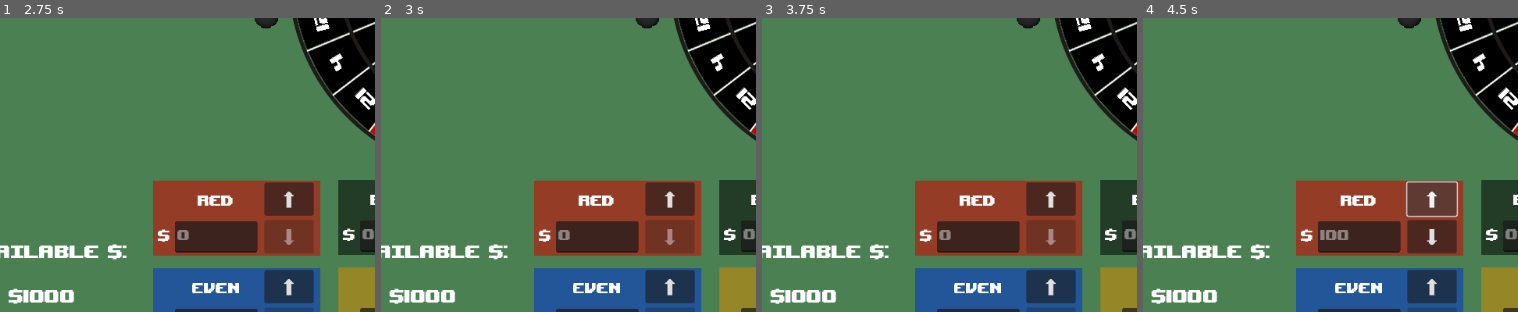
Above: before the commit, frames 1-4 (left to right).
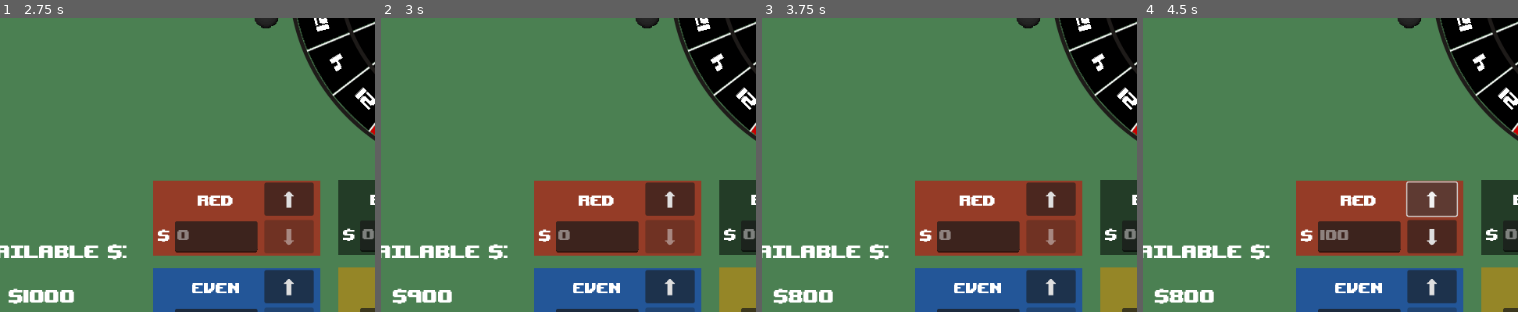
Above: after the commit, the same moments.

Repository: RossRKK/gmtk-game-jam-2025
Game: Godot game, scene res://scenes/roulette_scene.tscn
The game is run twice, just before and just after one commit, with the same random seed, the same clock (stepped at 60 frames per second) and the same inputs. Sound files missing from this copy of the repository are replaced by a short silence.
Inputs (mouse positions are % of the whole screen's width and height, from its top left):
- Up to frame 1 (2.75 s): click (7, 19) at 0.52 s; click (14, 19) at 1.27 s; click (22, 19) at 2.02 s
- Up to frame 2 (3 s): click (31, 20) at 2.75 s
- Up to frame 3 (3.75 s): click (31, 20) at 3.5 s
- Up to frame 4 (4.5 s): click "⬆" at 4.25 s
The pictures show only the part of the screen within x 7-57%, y 44-94%; the shares and areas given below are measured in that part.

Frame 1 is identical in both runs. In frame 2, 0.5% of the frame differs, in the area x 2-20%, y 91-98%; in frame 3, 0.5%; in frame 4, 0.5%.

Commit message:
Basic power ups working

Diff:
--- a/scripts/event_bus.gd
+++ b/scripts/event_bus.gd
@@ -5,4 +5,5 @@
 signal spin_start
 signal spin_complete
 signal game_over
-signal announce_result(segment: Segment, winnings: int)
+signal announce_result(segment: Segment, winnings: float)
+signal segment_clicked(segment: Segment)
--- a/scripts/power_up.gd
+++ b/scripts/power_up.gd
@@ -38,7 +38,11 @@
 	return base_price * (game.level() ** 2)
 
 func _on_pressed() -> void:
-	# TODO tell the slot machine to remove us
-	# TODO charge the player the price
-	disabled = true # disbale the button to prevent a double activate
+	# just cheat and remove our texture and disable
+	texture_normal = null
+	texture_hover = null
+	mouse_default_cursor_shape = Control.CURSOR_ARROW
+	disabled = true # disable the button to prevent a double activate
+
+	game.player_inventory.update_money(-price())
 	activate()
--- a/scripts/power_ups/power_up_make_colour.gd
+++ b/scripts/power_ups/power_up_make_colour.gd
@@ -16,3 +16,14 @@
 func _init(c: Segment.RouletteColour) -> void:
 	base_price = 100.
 	colour = c
+
+
+func segment_clicked(segment: Segment) -> void:
+	print("Hi")
+	segment.colour = colour
+	game.event_bus.segment_clicked.disconnect(segment_clicked)
+
+func activate() -> void:
+	print("Hello")
+	super.activate()
+	game.event_bus.segment_clicked.connect(segment_clicked)
--- a/scripts/roulette_wheel/segment.gd
+++ b/scripts/roulette_wheel/segment.gd
@@ -42,8 +42,9 @@
 @export var segment_effect: SegmentEffect
 
 var sprite: Sprite2D
-
 var number_text: RichTextLabel
+var scene: Area2D
+var collider: CollisionPolygon2D
 
 var index: int
 
@@ -67,15 +68,33 @@
 	is_highlighted = true
 
 
-
 func mouse_exited() -> void:
 	is_highlighted = false
 
+#func is_point_in_area(point: Vector2, area: Area2D) -> bool:
+	#var space_state = get_world_2d().direct_space_state
+	#var query = PhysicsPointQueryParameters2D.new()
+	#query.position = point
+	#query.collision_mask = area.collision_layer
+	#query.collide_with_areas = true
+	#query.collide_with_bodies = false
+	#
+	#var result = space_state.intersect_point(query)
+	#
+	## Check if any of the results match our area
+	#for collision in result:
+		#if collision.collider == area:
+			#return true
+	#return false
 
+func _input(event: InputEvent) -> void:
+	if event is InputEventMouseButton:
+		if ((not event.pressed) and is_highlighted):
+			game.event_bus.segment_clicked.emit(self)
 
 # Called when the node enters the scene tree for the first time.
 func _ready() -> void:
-	var scene = load("res://scenes/segment.tscn").instantiate()
+	scene = load("res://scenes/segment.tscn").instantiate()
 	add_child(scene)
 
 	scene.input_pickable = true
@@ -85,6 +104,7 @@
 
 	sprite = scene.get_node("SegmentSprite")
 	number_text = scene.get_node("SegmentLabel")
+	collider = scene.get_node("CollisionPolygon")
 
 	sprite.modulate = get_colour_for_roulette_colour(colour, is_highlighted)
 	number_text.text = get_label()
--- a/scripts/slot_machine.gd
+++ b/scripts/slot_machine.gd
@@ -1,11 +1,19 @@
 extends Control
 
+var game: Game = Game.get_instance()
+
+@export var spin_base_cost: float = 100.
+
 var spinning: bool = false
+
+func get_spin_cost() -> float:
+	return spin_base_cost * game.level() ** 2
 
 func _ready() -> void:
 	start_spin()
 
 func enter_coin():
+	game.player_inventory.update_money(-get_spin_cost())
 	$CoinSound.finished.connect(start_spin)
 	$CoinSound.play()
 
